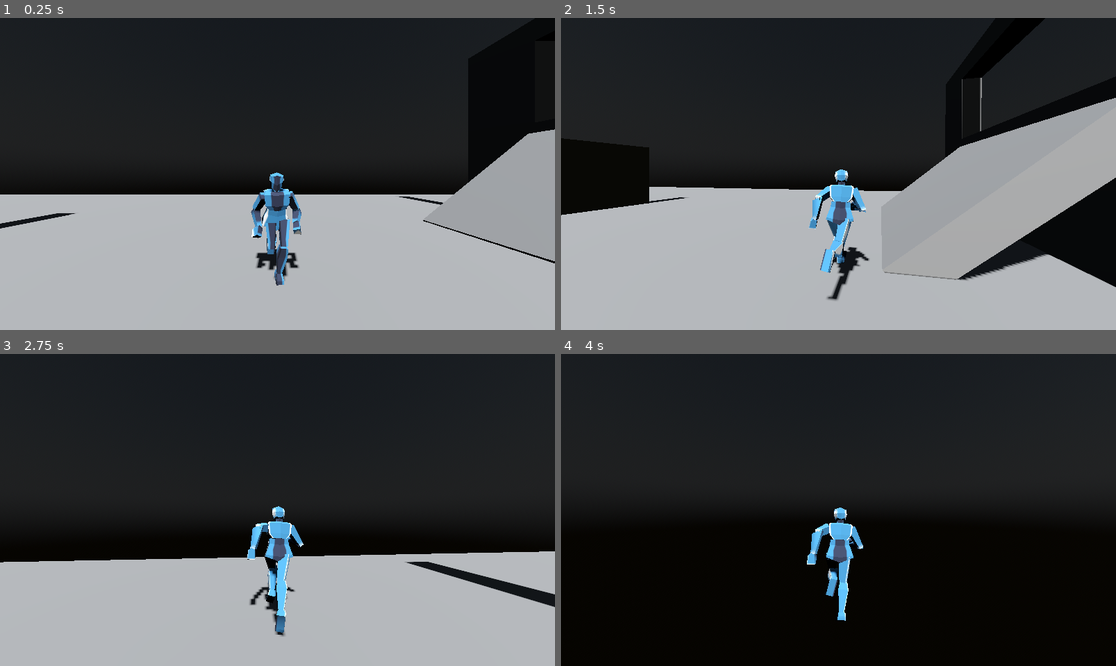
Above: before the commit, frames 1-4 (two rows, left to right).
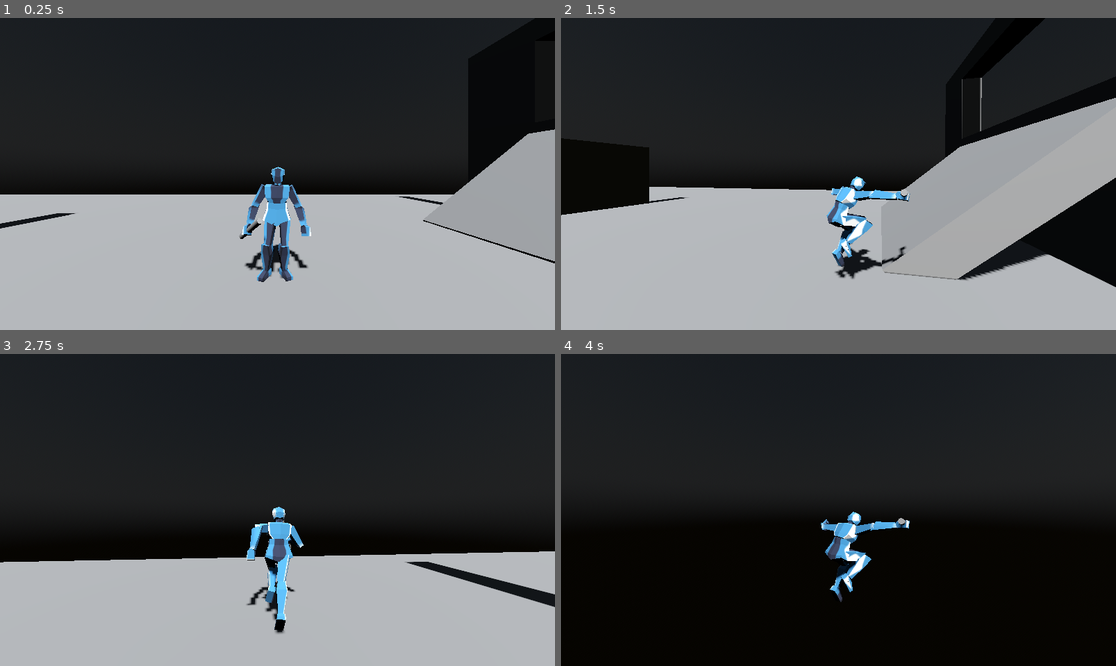
Above: after the commit, the same moments.

Repository: TheCodeWizard27/ProjectAtrox
Game: Godot game, scene res://src/scenes/player/player_test_scene.tscn
The game is run twice, just before and just after one commit, with the same random seed, the same clock (stepped at 60 frames per second) and the same inputs. This scene is started directly instead of the project's main scene. The engine's default icon, where the game draws it, is replaced by a stand-in: a white triangle on a blue panel in a dark square.
Inputs (mouse positions are in pixels of both pictures, inside the frame that each line leads up to):
- Up to frame 1 (0.25 s): no input
- Up to frame 2 (1.5 s): move the mouse to (960, 158) at 0.52 s; hold Right (ui_right) 0.53-1.28 s; click (960, 158) at 0.6 s; tap Space (jump) at 0.77 s; move the mouse to (810, 174) at 1.27 s; hold Up (ui_up) from 1.28 s (still down); tap Shift (shift) at 1.35 s
- Up to frame 3 (2.75 s): keep holding Up (ui_up); tap Space (jump) at 1.52 s; move the mouse to (288, 503) at 2.02 s; click (288, 503) at 2.1 s
- Up to frame 4 (4 s): keep holding Up (ui_up); move the mouse to (832, 516) at 2.77 s; tap Shift (shift) at 2.85 s; tap Space (jump) at 3.02, 3.77 s; move the mouse to (877, 513) at 3.52 s; click (877, 513) at 3.6 s

The runs differ from the first frame. In frame 1, 2.1% of the frame differs, in the area x 43-57%, y 47-86%; in frame 2, 2.4%, in the area x 44-63%, y 48-91%; in frame 3, 0.5%; in frame 4, 1.8%.

Commit message:
Added proper animations and right hand tracker.

Diff:
--- a/src/scenes/player/player.tscn
+++ b/src/scenes/player/player.tscn
@@ -7,12 +7,47 @@
 [ext_resource type="Script" path="res://src/scenes/player/states/airborne.gd" id="4_ktq5s"]
 [ext_resource type="Script" path="res://src/scenes/player/states/grounded.gd" id="5_6nusj"]
 [ext_resource type="Script" path="res://src/scenes/player/states/jumping.gd" id="7_hbynt"]
+[ext_resource type="Script" path="res://src/scenes/player/player_animator.gd" id="8_nq300"]
 
 [sub_resource type="CapsuleMesh" id="CapsuleMesh_gngtj"]
 
 [sub_resource type="CapsuleShape3D" id="CapsuleShape3D_gjp8o"]
 
 [sub_resource type="SphereShape3D" id="SphereShape3D_3vwln"]
+
+[sub_resource type="AnimationNodeAnimation" id="AnimationNodeAnimation_21jv3"]
+animation = &"falling"
+
+[sub_resource type="AnimationNodeBlend2" id="AnimationNodeBlend2_ocx1f"]
+
+[sub_resource type="AnimationNodeAnimation" id="AnimationNodeAnimation_jjbdc"]
+animation = &"idle"
+
+[sub_resource type="AnimationNodeAnimation" id="AnimationNodeAnimation_f5ys7"]
+animation = &"running"
+
+[sub_resource type="AnimationNodeAnimation" id="AnimationNodeAnimation_tt55p"]
+animation = &"idle"
+
+[sub_resource type="AnimationNodeBlendSpace1D" id="AnimationNodeBlendSpace1D_y8knu"]
+blend_point_0/node = SubResource("AnimationNodeAnimation_jjbdc")
+blend_point_0/pos = -1.0
+blend_point_1/node = SubResource("AnimationNodeAnimation_f5ys7")
+blend_point_1/pos = 1.0
+blend_point_2/node = SubResource("AnimationNodeAnimation_tt55p")
+blend_point_2/pos = 0.0
+min_space = 0.0
+
+[sub_resource type="AnimationNodeBlendTree" id="AnimationNodeBlendTree_3x7hp"]
+graph_offset = Vector2(-285.612, 32.8158)
+nodes/Animation/node = SubResource("AnimationNodeAnimation_21jv3")
+nodes/Animation/position = Vector2(400, 240)
+nodes/falling/node = SubResource("AnimationNodeBlend2_ocx1f")
+nodes/falling/position = Vector2(600, 120)
+nodes/output/position = Vector2(820, 140)
+nodes/running/node = SubResource("AnimationNodeBlendSpace1D_y8knu")
+nodes/running/position = Vector2(380, 80)
+node_connections = [&"falling", 0, &"running", &"falling", 1, &"Animation", &"output", 0, &"falling"]
 
 [node name="Player" type="Node3D"]
 script = ExtResource("1_6dcuc")
@@ -36,6 +71,41 @@
 
 [node name="guy" parent="Body" instance=ExtResource("2_cngte")]
 
+[node name="rig" parent="Body/guy" index="0"]
+transform = Transform3D(1.10371, 0.0512624, -0.0071986, -0.0506944, 1.10147, 0.0711223, 0.0104757, -0.0707136, 1.10261, -0.0344991, -0.0305902, 0.073243)
+
+[node name="Skeleton3D" parent="Body/guy/rig" index="0"]
+bones/1/rotation = Quaternion(-0.148812, 0.00261104, -0.00241063, 0.988859)
+bones/2/rotation = Quaternion(0.031688, -0.00835146, -0.00322594, 0.999458)
+bones/3/rotation = Quaternion(0.01464, -0.00828963, -0.00296765, 0.999854)
+bones/4/rotation = Quaternion(0.212692, 0.000390627, -0.000694917, 0.977119)
+bones/5/rotation = Quaternion(-0.0066261, 0.000240996, -0.000876074, 0.999978)
+bones/6/rotation = Quaternion(-0.159238, 0.000396905, -0.00075873, 0.98724)
+bones/8/rotation = Quaternion(-0.606541, -0.336859, -0.340566, 0.634547)
+bones/9/rotation = Quaternion(-0.117741, 0.741729, -0.56622, 0.339663)
+bones/10/rotation = Quaternion(0.313128, 0.221975, 0.102939, 0.91765)
+bones/11/rotation = Quaternion(-0.0572159, -0.140783, -0.124685, 0.98049)
+bones/13/rotation = Quaternion(-0.585533, 0.354157, 0.396863, 0.611738)
+bones/14/rotation = Quaternion(-0.0490339, -0.739214, 0.581678, 0.335872)
+bones/15/rotation = Quaternion(0.3363, -0.219889, -0.110556, 0.909026)
+bones/16/rotation = Quaternion(-0.0569283, 0.245987, 0.0675022, 0.965243)
+bones/26/rotation = Quaternion(0.975807, 0.0197913, -0.0421434, 0.21362)
+bones/27/rotation = Quaternion(0.258738, -0.0743321, -0.0265899, 0.962716)
+bones/28/rotation = Quaternion(-0.774922, -0.145316, -0.0140241, 0.614966)
+bones/29/rotation = Quaternion(0.700981, 0.710821, -0.0563701, -0.0134773)
+bones/31/rotation = Quaternion(0.97209, -0.0275038, 0.131422, 0.192388)
+bones/32/rotation = Quaternion(0.193593, 0.0541816, 0.028184, 0.979179)
+bones/33/rotation = Quaternion(-0.733138, 0.114196, -0.0656336, 0.667204)
+bones/34/rotation = Quaternion(-0.701081, 0.710858, -0.054573, 0.013743)
+
+[node name="BoneAttachment3D" type="BoneAttachment3D" parent="Body/guy/rig/Skeleton3D" index="10"]
+transform = Transform3D(-0.779229, -0.0439199, 0.625199, 0.326771, -0.879696, 0.345479, 0.534812, 0.473504, 0.699836, -0.408093, 0.796206, 0.349621)
+bone_name = "ORG-hand.R_end"
+bone_idx = 17
+
+[node name="RemoteTransform3D" type="RemoteTransform3D" parent="Body/guy/rig/Skeleton3D/BoneAttachment3D"]
+remote_path = NodePath("../../../../../../RightHand")
+
 [node name="CameraMount" type="Node3D" parent="."]
 transform = Transform3D(1, 0, 0, 0, 1, 0, 0, 0, 1, 0, 2, 0)
 script = ExtResource("3_fv4qe")
@@ -47,21 +117,42 @@
 
 [node name="Camera3D" type="Camera3D" parent="CameraMount/CameraArm"]
 
+[node name="RightHand" type="Node3D" parent="."]
+transform = Transform3D(-0.847142, -0.0969788, 0.702711, 0.437466, -0.933052, 0.398612, 0.55842, 0.583837, 0.753767, -0.446617, 0.891957, 0.398162)
+
+[node name="CSGCylinder3D" type="CSGCylinder3D" parent="RightHand"]
+transform = Transform3D(-0.696931, 0.143524, -0.702629, -0.716394, -0.183939, 0.673012, -0.0326471, 0.972403, 0.231013, 0.0250001, -0.08, 0.081)
+radius = 0.047
+height = 0.745
+
 [node name="State" type="Node" parent="."]
 script = ExtResource("1_vniht")
 initial_state = NodePath("Grounded")
 
-[node name="Airborne" type="Node" parent="State" node_paths=PackedStringArray("player", "body")]
+[node name="Airborne" type="Node" parent="State" node_paths=PackedStringArray("player", "body", "animator")]
 script = ExtResource("4_ktq5s")
 player = NodePath("../..")
 body = NodePath("../../Body")
+animator = NodePath("../../AnimationTree")
 
-[node name="Grounded" type="Node" parent="State" node_paths=PackedStringArray("player", "body")]
+[node name="Grounded" type="Node" parent="State" node_paths=PackedStringArray("player", "body", "animator")]
 script = ExtResource("5_6nusj")
 player = NodePath("../..")
 body = NodePath("../../Body")
+animator = NodePath("../../AnimationTree")
 
-[node name="Jumping" type="Node" parent="State" node_paths=PackedStringArray("player", "body")]
+[node name="Jumping" type="Node" parent="State" node_paths=PackedStringArray("player", "body", "animator")]
 script = ExtResource("7_hbynt")
 player = NodePath("../..")
 body = NodePath("../../Body")
+animator = NodePath("../../AnimationTree")
+
+[node name="AnimationTree" type="AnimationTree" parent="."]
+root_node = NodePath("../Body/guy")
+tree_root = SubResource("AnimationNodeBlendTree_3x7hp")
+anim_player = NodePath("../Body/guy/AnimationPlayer")
+parameters/falling/blend_amount = 0.0
+parameters/running/blend_position = 0.0
+script = ExtResource("8_nq300")
+
+[editable path="Body/guy"]
--- /dev/null
+++ b/src/scenes/player/player_animator.gd
@@ -0,0 +1,15 @@
+
+class_name PlayerAnimator
+extends AnimationTree
+
+var _falling_blend_amount = "parameters/falling/blend_amount"
+var _falling_blend_speed = 10
+var _running_blend_position = "parameters/running/blend_position"
+
+func advance_falling_to(target_value: float, delta: float) -> void:
+	var new_value = lerpf(get(_falling_blend_amount), target_value, delta * _falling_blend_speed)
+	set(_falling_blend_amount, new_value)
+
+
+func set_running(speed: float) -> void:
+	set(_running_blend_position, speed)
--- a/src/scenes/player/states/airborne.gd
+++ b/src/scenes/player/states/airborne.gd
@@ -2,8 +2,7 @@
 
 func physics_update(delta: float) -> void:
 
-	# TODO maybe always apply gravity instead of just in floating.
-	#body.velocity.y -= Globals.GRAVITY * delta
+	animator.advance_falling_to(1, delta)
 
 	if(body.is_on_floor()):
 		transition_to(PlayerState.GROUNDED)
--- a/src/scenes/player/states/grounded.gd
+++ b/src/scenes/player/states/grounded.gd
@@ -1,14 +1,8 @@
 extends PlayerState
 
-func exit() -> void:
-	pass
-	#player.set_walking_animation(0)
+func physics_update(delta: float) -> void:
 
-func update(delta: float) -> void:
-	pass
-	#player.process_movement_animation()
-
-func physics_update(delta: float) -> void:
+	animator.advance_falling_to(0, delta)
 
 	if(!body.is_on_floor()):
 		transition_to(PlayerState.AIRBORNE)
@@ -19,3 +13,5 @@
 		return
 
 	player.process_movement(delta)
+
+	animator.set_running(Vector2(body.velocity.x, body.velocity.z).length())
--- a/src/scenes/player/states/jumping.gd
+++ b/src/scenes/player/states/jumping.gd
@@ -25,6 +25,8 @@
 
 func physics_update(delta: float) -> void:
 
+	animator.advance_falling_to(1, delta)
+
 	var still_jumping = Input.is_action_pressed("jump")
 	if(_min_jump_time <= _jump_time && !still_jumping || still_jumping && _max_jump_time <= _jump_time):
 		transition_to(PlayerState.AIRBORNE)
--- a/src/scenes/player/states/player_state.gd
+++ b/src/scenes/player/states/player_state.gd
@@ -4,6 +4,7 @@
 
 @export var player: Player
 @export var body: CharacterBody3D
+@export var animator: PlayerAnimator
 
 const AIRBORNE: NodePath = ^'Airborne'
 const GROUNDED: NodePath = ^'Grounded'
Not shown: 1 places in src/scenes/player/player.tscn that only renumber resources
